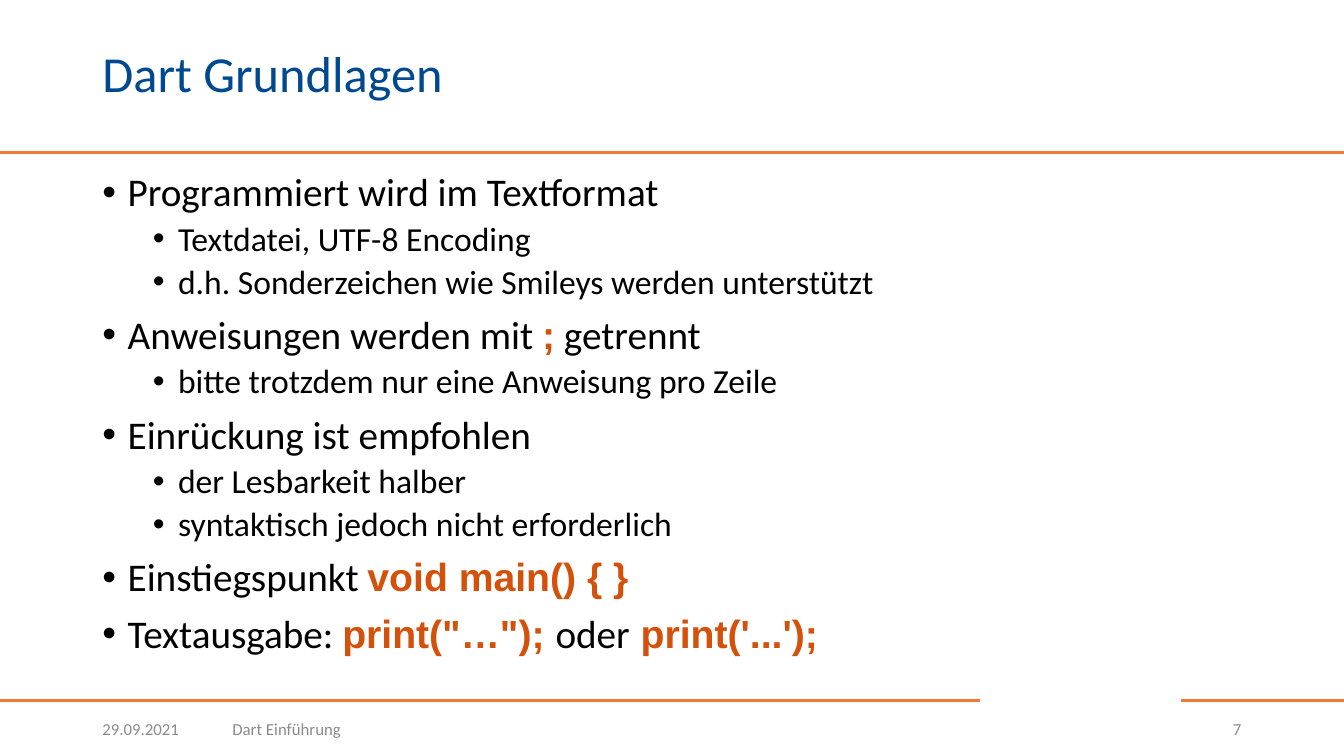
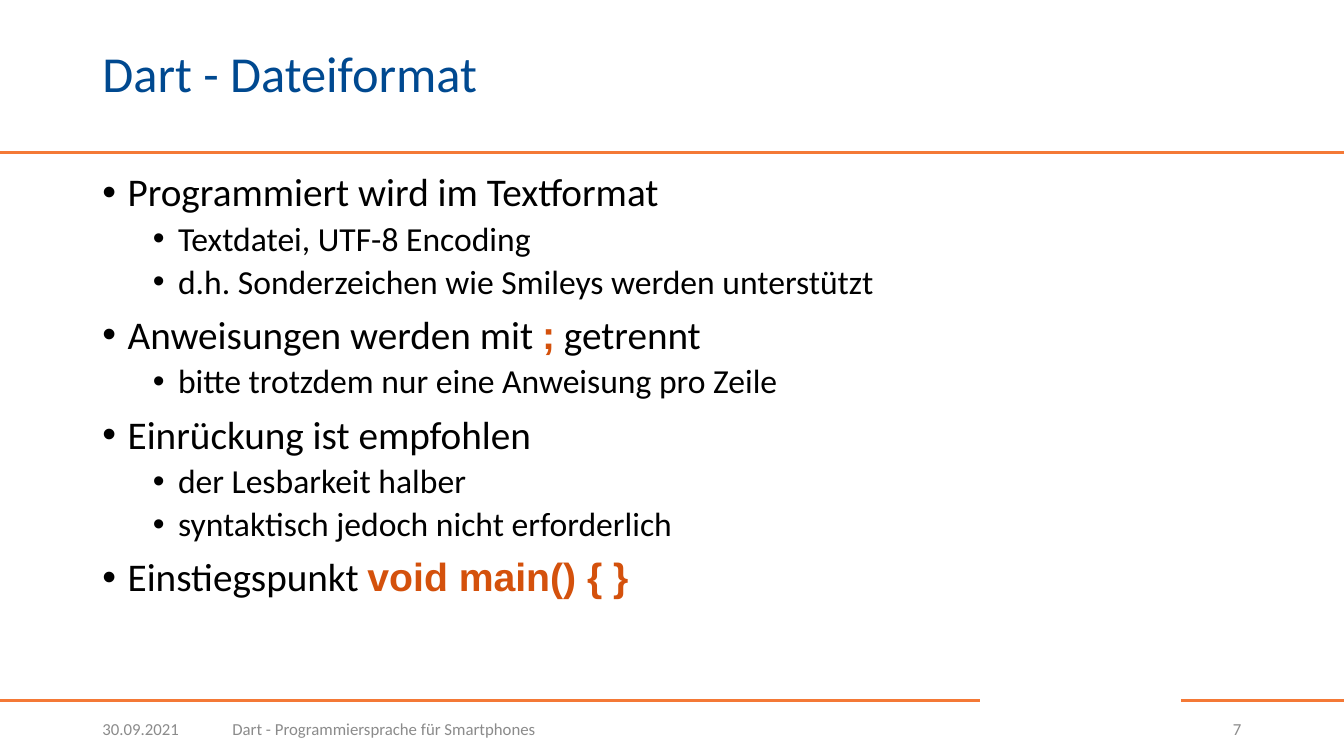
Before and after one commit to BogyMitutoyoCTL/Checklisten-App-2021, a slide deck: slide 7 of Dart.pptx. Drawn at 1344x756 pixels with LibreOffice and Linux fonts; fonts in the diff are those of the drawing; background and template pictures are left out. Boxes give left, top, right and bottom in pixels: in the first picture for what was removed or moved away, otherwise in the second. Text is boxed around its words. In the diff, an @@ line names an element or a change of style, - is before the commit and + after.

```diff
--- a/Dart.pptx
+++ b/Dart.pptx
@@ title at [102,57,477,93]: text changed @@
-Dart Grundlagen
+Dart - Dateiformat
@@ text at [128,619,818,656]: paragraph removed @@
-• Textausgabe: print("…"); oder print('...');
@@ text at [102,724,178,735]: text changed @@
-29.09.2021
+30.09.2021
@@ text at [232,723,535,738]: text changed @@
-Dart Einführung
+Dart - Programmiersprache für Smartphones
```
Also in this commit, not shown: 54 other slides changed, 14 slides added.
